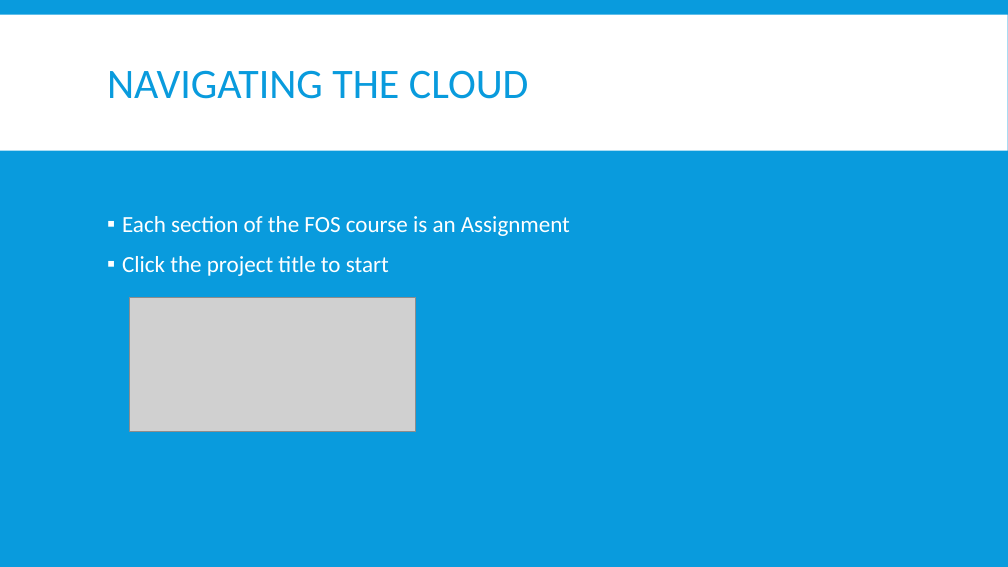
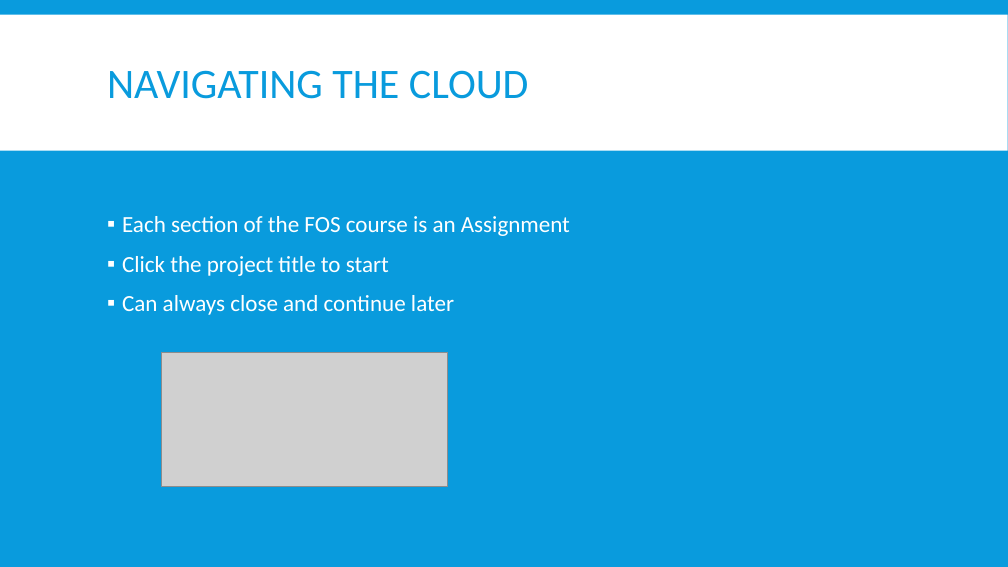
Before and after one commit to FOS-MDS/r_introduction, a slide deck: slide 4 of source/Lecture-Slides_R-StudioCloud_20200831.pptx. Drawn at 1008x567 pixels with LibreOffice and Linux fonts; fonts in the diff are those of the drawing; grey boxes stand for pictures. Boxes give left, top, right and bottom in pixels: in the first picture for what was removed or moved away, otherwise in the second. Text is boxed around its words. In the diff, an @@ line names an element or a change of style, - is before the commit and + after.

```diff
--- a/source/Lecture-Slides_R-StudioCloud_20200831.pptx
+++ b/source/Lecture-Slides_R-StudioCloud_20200831.pptx
@@ text at bbox=[122, 295, 454, 315]: paragraph added @@
+▪ Can always close and continue later
@@ picture: place and size @@
-picture at bbox=[129, 297, 416, 432]
+picture at bbox=[162, 352, 448, 487]
```
Also in this commit, not shown: 4 other slides changed, 12 other files.
